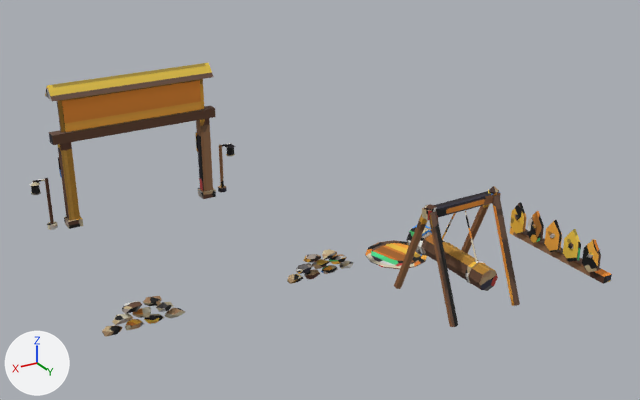
Before and after pictures for a commit that changed the FBX model assets/stations/area_guard_2_5.fbx.
Rendered twice from a camera (50 mm lens) standing at (71.7, 152.2, 97.0) and looking at (-26.4, -11.4, 15.3). Lighting does not change. The marker at lower left points along +X, +Y and +Z. The first picture is the older version.

The scene before the commit, as lines of its bpy script (objects in view):
```python
me_area_guard_2_5_body = bpy.data.meshes.new('area_guard_2_5_body')
me_area_guard_2_5_body.from_pydata(...)  # 1780 vertices, 2349 faces; spans x -77.0..30.1, y -63.0..33.0, z 0.0..38.0
me_area_guard_2_5_body.materials.append(mat_area_guard_2_5_baked)  # picture img_area_guard_2_5_png
ob_area_guard_2_5_body = bpy.data.objects.new('area_guard_2_5_body', me_area_guard_2_5_body)
ob_area_guard_2_5_body.location = (0.0, 0.0, 0.0)
```
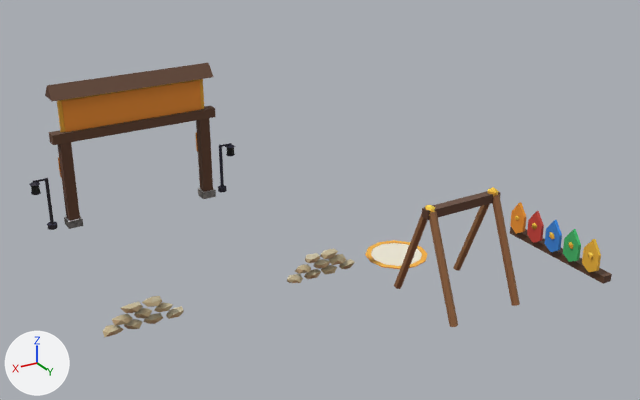
Changed parts and their boxes [x1, y1, x2, y2] in the pictures (640 x 400 px; the box of a moved part takes in the faces that stretch with it):
part 1 of me_area_guard_2_5_body, rebuilt
    before: [102, 325, 123, 337]
    after: [103, 325, 124, 337]
part 2 of me_area_guard_2_5_body, rebuilt
    before: [304, 269, 320, 279]
    after: [304, 269, 321, 279]
part 3 of me_area_guard_2_5_body, deleted
    before: [406, 225, 432, 256]
part 4 of me_area_guard_2_5_body, deleted
    before: [465, 260, 486, 284]
part 5 of me_area_guard_2_5_body, deleted (brown)
    before: [422, 235, 498, 291]
part 6 of me_area_guard_2_5_body, deleted
    before: [418, 232, 432, 254]
part 7 of me_area_guard_2_5_body, moved or reshaped
    before: [287, 186, 499, 284]
    after: [287, 187, 498, 283]
part 8 of me_area_guard_2_5_body, moved or reshaped
    before: [112, 296, 185, 331]
    after: [112, 296, 184, 329]
part 9 of me_area_guard_2_5_body, moved or reshaped
    before: [515, 214, 593, 258]
    after: [515, 216, 593, 259]
part 10 of me_area_guard_2_5_body, surface changed
    both: [29, 63, 612, 327]

Edits to the bpy script that builds the scene:
```text
Change me_area_guard_2_5_body:
    used by ob_area_guard_2_5_body; location = (0.0, 0.0, 0.0)
    remove me_area_guard_2_5_body.from_pydata(...)  # 1780 vertices, 2349 faces; spans x -77.0..30.1, y -63.0..33.0, z 0.0..38.0
    add me_area_guard_2_5_body.from_pydata(...)  # 1700 vertices, 2297 faces; spans x -77.0..30.0, y -63.0..33.0, z 0.0..38.0
    me_area_guard_2_5_body part 1: the loose piece of 12 vertices spanning x 26.1..30.1, y -3.8..-1.3, z 0.9..2.7 is rebuilt with 12 vertices and now spans x 25.6..30.0, y -4.0..-1.0, z 0.8..3.1
    me_area_guard_2_5_body part 2: the loose piece of 12 vertices spanning x -21.2..-16.9, y -4.0..-1.3, z 0.5..2.7 is rebuilt with 12 vertices and now spans x -21.0..-17.2, y -3.5..-1.1, z 0.8..2.9
    me_area_guard_2_5_body part 3: the loose piece of 16 vertices spanning x -45.8..-39.2, y 5.5..9.2, z 5.5..12.0 is deleted
    me_area_guard_2_5_body part 4: the loose piece of 16 vertices spanning x -45.2..-39.8, y 25.5..26.5, z 6.0..11.4 is deleted
    me_area_guard_2_5_body part 5: the loose piece of 16 vertices spanning x -45.0..-40.0, y 9.0..30.0, z 6.2..11.2 is deleted
    me_area_guard_2_5_body part 6: the loose piece of 16 vertices spanning x -45.2..-39.8, y 9.2..10.2, z 6.0..11.4 is deleted
    me_area_guard_2_5_body part 7: 52 vertices moved from x -52.1..-15.1, y -3.8..21.4, z 1.4..24.7 to x -52.1..-15.0, y -3.7..21.4, z 0.6..24.4; 65 vertices removed from x -42.7..-12.7, y -4.0..26.2, z 0.8..21.3; 49 vertices added at x -30.0..-12.5, y -3.8..-1.2, z 0.6..7.0
    me_area_guard_2_5_body part 8: 13 vertices moved from x 13.0..21.3, y -3.9..-1.1, z 1.3..3.0 to x 16.9..25.1, y -3.9..-1.2, z 4.6..6.3; 73 vertices removed from x 12.0..27.6, y -4.0..-1.0, z 0.6..6.8; 73 vertices added at x 12.5..27.9, y -4.0..-1.1, z 0.5..7.0
    me_area_guard_2_5_body part 9: 7 vertices moved from x -74.1..-72.7, y 22.9..24.2, z 5.6..7.3 to x -74.3..-72.4, y 22.7..24.2, z 5.3..7.4; 40 vertices removed from x -74.4..-72.6, y 4.5..30.3, z 5.2..7.4; 40 vertices added at x -74.5..-72.5, y 4.8..30.3, z 5.3..7.5
    me_area_guard_2_5_body part 10: 1901 kept faces spanning x -77.0..28.2, y -63.0..33.0, z 0.0..38.0 get new texture (UV) coordinates
```
